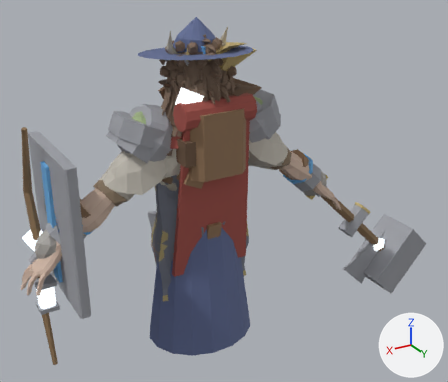
The glTF model art/creator/humanoid_heavy/export/humanoid_heavy_masculine.glb, before and after one commit.
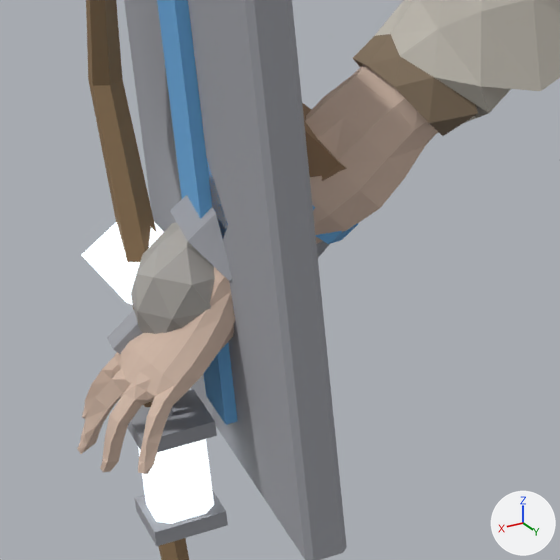
The first picture shows the older version from a 50 mm lens placed at (1.68, 3.12, 2.64), pointed at (-0.29, -0.18, 0.99). The close-ups show the older and then the newer version on the part from 0% to 33% of the width and 45% to 83% of the height of that picture. Only the edits that show in the close-ups are written down. The axes (+X, +Y, +Z) are drawn at lower right. The lights are the same throughout. Vertices at exactly the same position are counted once.

Names of what the first close-up shows: 'humanoid_heavy_masculine.001', 'part.arms.bracers', 'part.arms.gauntlets', 'part.arms.stone_fists', 'part.offhand.bow', 'part.offhand.lantern', 'part.offhand.orb', 'part.offhand.tower_shield', 'part.torso.sleeved_shirt' and 1 more.
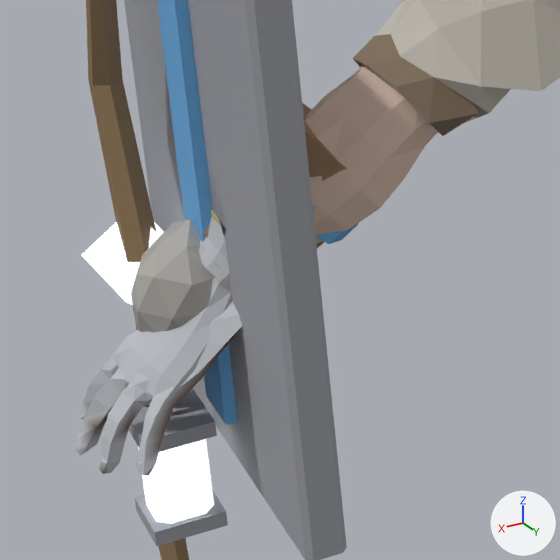
Location of each change, [x1, y1, x2, y2] in pixels of the close-ups (560 x 560 px; the box of a moved part takes in the faces that stretch with it):
'part.arms.gauntlets', reshaped: before [108, 195, 329, 354]; after [76, 210, 242, 475]
part 1 of me_part_arms_gauntlets, added: after [76, 279, 234, 475]
part 2 of me_part_arms_gauntlets, added: after [199, 216, 231, 289]
part 3 of me_part_arms_gauntlets, added (mostly hidden): after [211, 210, 222, 227]
part 4 of me_part_arms_gauntlets, moved or reshaped: before [108, 195, 329, 354]; after [179, 300, 242, 388]

What the commit changed:
me_part_arms_gauntlets is used by ob_part_arms_gauntlets; location (0.0, 0.0, 0.0).
me_part_arms_gauntlets had 56 vertices, 96 faces and spanned x -1.06..1.06, y -0.12..0.1, z 0.85..1.21.
me_part_arms_gauntlets now has 736 vertices, 1408 faces and spans x -1.13..1.13, y -0.13..0.14, z 0.76..1.12.
me_part_arms_gauntlets part 1: a new loose piece of 216 vertices spanning x 0.86..1.13, y -0.13..0.14, z 0.76..1.03.
me_part_arms_gauntlets part 2: a new loose piece of 72 vertices spanning x 0.79..0.93, y -0.05..0.11, z 0.98..1.12, in mat_metal.
me_part_arms_gauntlets part 3: a new loose piece of 30 vertices spanning x 0.79..0.91, y -0.05..0.12, z 1.0..1.12, in mat_metal.
me_part_arms_gauntlets part 4: 27 vertices removed from x 0.68..1.06, y -0.12..0.1, z 0.85..1.21; 19 vertices added at x 0.88..1.04, y -0.03..0.12, z 0.88..1.02.
Other edits to the shape of me_part_arms_gauntlets do not show in these pictures.
me_part_arms_gauntlets gains material mat_cloth.
